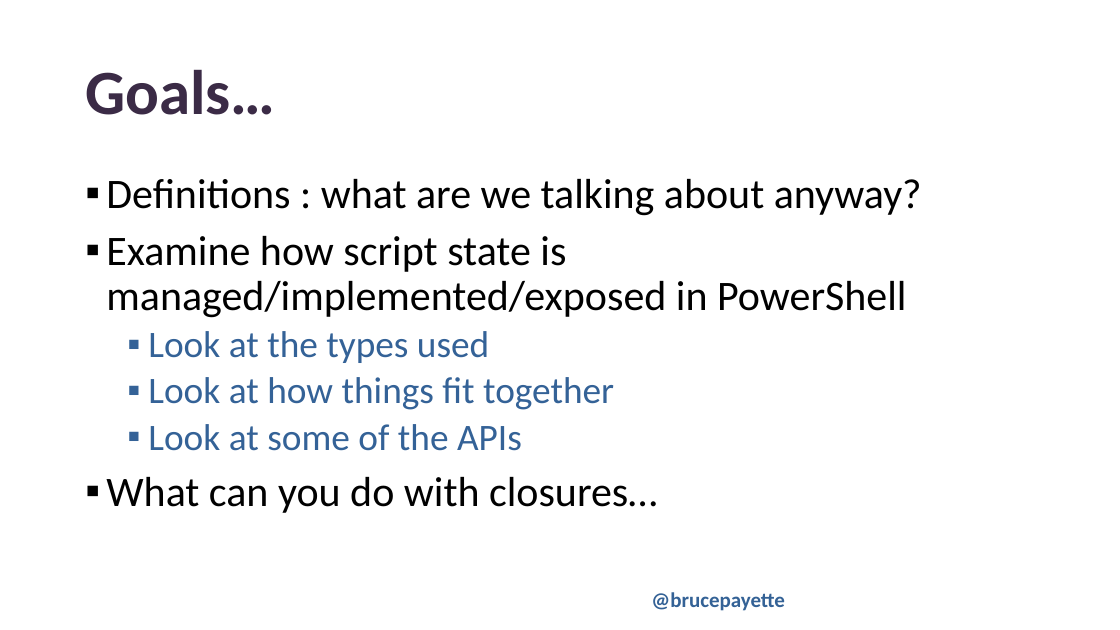
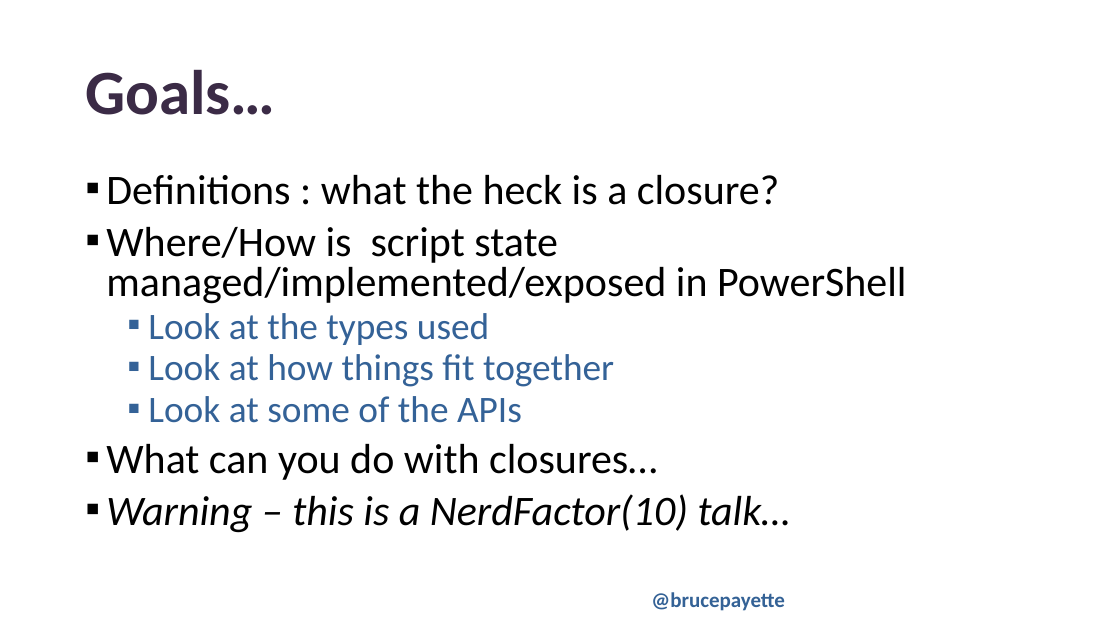
Before and after one commit to BrucePay/PSConfEU2024, a slide deck: slide 8 of payette_2024_closures.pptx. Drawn at 1120x630 pixels with LibreOffice and Linux fonts; fonts in the diff are those of the drawing; background and template pictures are left out. Boxes give left, top, right and bottom in pixels: in the first picture for what was removed or moved away, otherwise in the second. Text is boxed around its words. In the diff, an @@ line names an element or a change of style, - is before the commit and + after.

```diff
--- a/payette_2024_closures.pptx
+++ b/payette_2024_closures.pptx
@@ text at (106,175,906,304): text changed @@
-▪ Definitions : what are we talking about anyway?
-▪ Examine how script state is managed/implemented/exposed in PowerShell
+▪ Definitions : what the heck is a closure?
+▪ Where/How is script state managed/implemented/exposed in PowerShell
@@ text at (106,313,657,480): line spacing 0.9 to 0.8 @@
@@ text at (106,494,791,533): paragraph added @@
+▪ Warning – this is a NerdFactor(10) talk…
```
Also in this commit, not shown: 2 other slides changed, 3 slides added, 1 other file.
